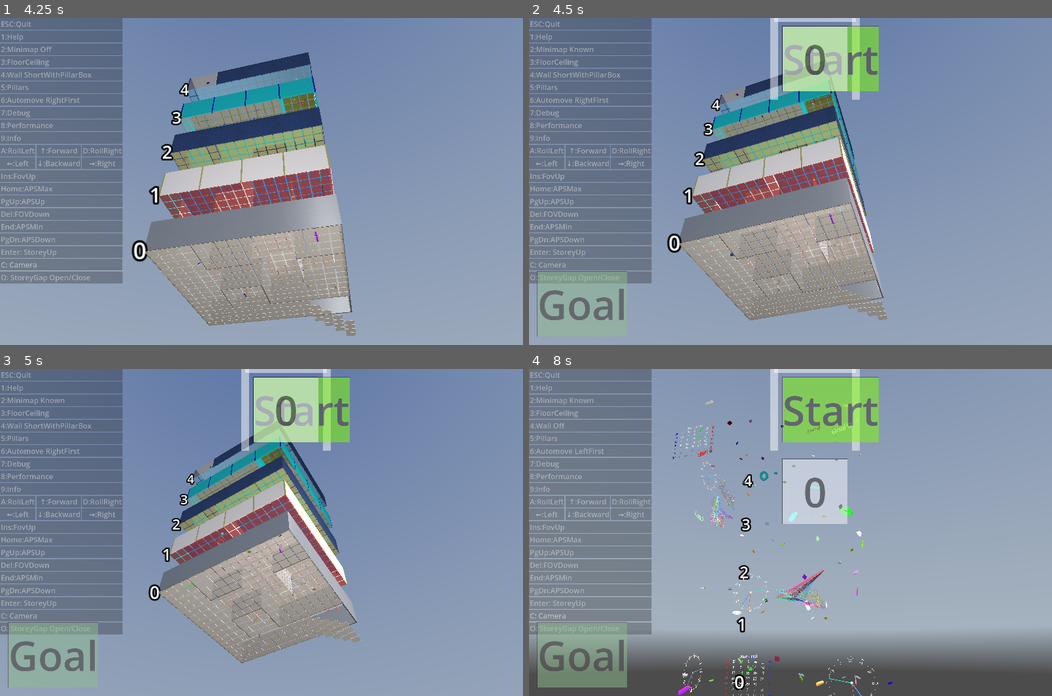
Above: before the commit, frames 1-4 (two rows, left to right).
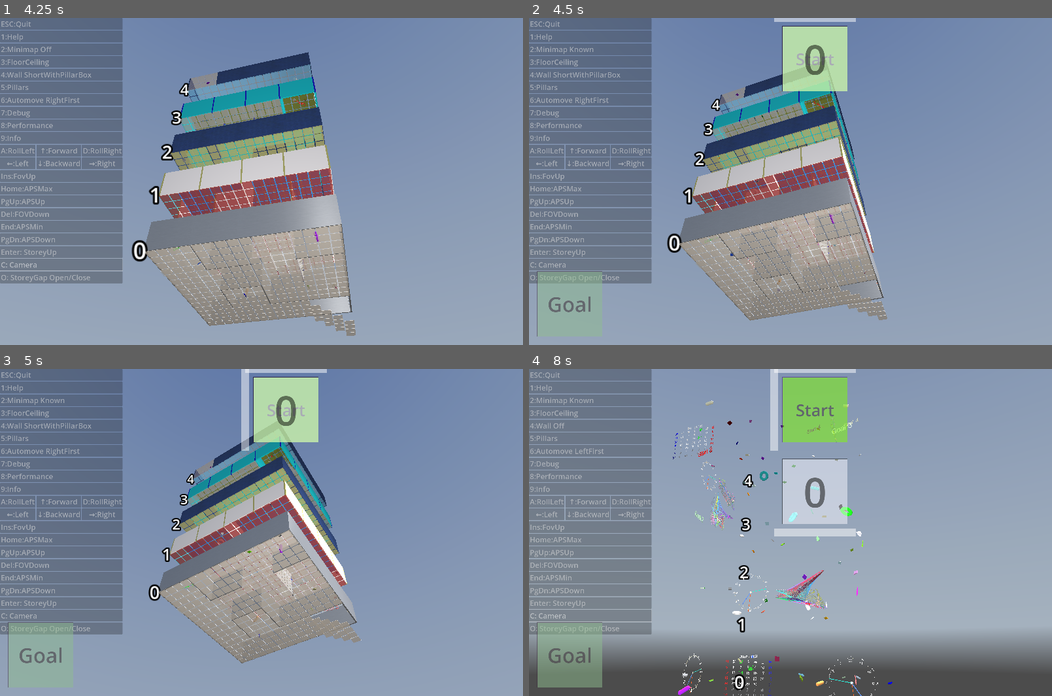
Above: after the commit, the same moments.

Repository: kasworld/gd4maze3d
Game: Godot game, scene res://main.tscn
Two runs of this game, one before a commit and one after it. Both use one fixed random seed, a clock stepped at 60 frames per second and the inputs below. A sky picture missing from this copy of the repository is replaced by a grey-blue gradient.
Inputs (mouse positions are in pixels of both pictures, inside the frame that each line leads up to):
- Up to frame 1 (4.25 s): click "Enter: StoreyUp" at 0.5 s; click "Enter: StoreyUp" at 1.25 s; tap Enter at 2 s; move the mouse to (376, 165) at 2.02 s; hold Right 2.03-2.78 s; tap Q at 2.1 s; click (376, 165) at 2.17 s; move the mouse to (156, 197) at 2.77 s; hold Down 2.78-3.53 s; tap E at 2.85 s; move the mouse to (313, 109) at 3.52 s; hold Right from 3.53 s (still down); tap 1 at 3.6 s
- Up to frame 2 (4.5 s): move the mouse to (764, 246) at 4.27 s; release Right at 4.28 s; hold Up from 4.28 s (still down); tap 2 at 4.35 s; click (764, 246) at 4.42 s
- Up to frame 3 (5 s): keep holding Up
- Up to frame 4 (8 s): move the mouse to (947, 581) at 5.02 s; release Up at 5.03 s; hold Left 5.03-6.53 s; tap one key every 0.75 s from 5.1 s: 3 4 5 6; move the mouse to (633, 483) at 5.77 s; move the mouse to (816, 532) at 6.52 s; hold Down 6.53-7.28 s; click (816, 532) at 6.67 s; move the mouse to (712, 450) at 7.27 s; hold Right from 7.28 s (still down)

Frame 1 is identical in both runs. In frame 2, 2.9% of the frame differs, in the area x 2-67%, y 0-93%; in frame 3, 2.5%; in frame 4, 3.3%, in the area x 2-67%, y 0-98%.

Commit message:
fix update_obj_pos

Diff:
--- a/maze_3d/lib/wall_lines.gd
+++ b/maze_3d/lib/wall_lines.gd
@@ -98,7 +98,9 @@
 	add_wall_at_to_walllines(x,y,dir)
 	return true # need redraw
 
-func update_walls_by_pos(x :int, y :int) -> void:
+func update_walls_by_pos(x :int, y :int) -> bool:
 	var walldir := maze.get_wall_flag_at(x,y)
+	var need_redraw :bool = false
 	for d in walldir:
-		add_wall_at(x,y,Maze.FlagToDir[d])
+		need_redraw = need_redraw or add_wall_at(x,y,Maze.FlagToDir[d])
+	return need_redraw
--- a/storey/storey_mini_map/storey_mini_map.gd
+++ b/storey/storey_mini_map/storey_mini_map.gd
@@ -17,16 +17,13 @@
 
 var minimap_mode :MiniMapView = MiniMapView.Off
 
-#var walllines_known :PackedVector2Array =[]
-#var walls_known : Array[PackedByteArray] # as bool array
-
 var wall_lines_all := WallLines.new()
 var wall_lines_known := WallLines.new()
-
 
 ## obj must has func get_posi() -> Vector2i:
 var obj_to_label :Dictionary[Node,Label] = {}
 var label_visible_in_known_map_view :Array[Label] = []
+
 func _to_string() -> String:
 	return "Minimap %s" % [minimapview2str(minimap_mode) ]
 
@@ -67,8 +64,8 @@
 
 func update_label_pos_size(lb :Label, posi :Vector2i) -> void:
 	lb.position = wall_lines_all.posi_to_mappos(posi)
-	lb.size = Vector2(wall_lines_all.map_scale-wall_lines_all.WallThick*2, wall_lines_all.map_scale-wall_lines_all.WallThick*2)
-	lb.label_settings.font_size = wall_lines_all.map_scale/2.0 as int
+	lb.size = Vector2(wall_lines_all.map_scale - wall_lines_all.WallThick*2, wall_lines_all.map_scale - wall_lines_all.WallThick*2)
+	lb.label_settings.font_size = max(1, wall_lines_all.map_scale/max(2,lb.text.length()) as int )
 
 func add_obj(node :Node, txt :String, co :Color, outline :int, visible_in_known_map_view :bool = false) -> void:
 	var lb := new_label(co, txt , outline)
@@ -81,7 +78,8 @@
 	var posi :Vector2i = node.get_posi()
 	obj_to_label[node].position = wall_lines_all.posi_to_mappos(posi)
 	if update_know_wall:
-		wall_lines_known.update_walls_by_pos(posi.x, posi.y)
+		if wall_lines_known.update_walls_by_pos(posi.x, posi.y):
+			queue_redraw()
 
 func new_label(co:Color, text :String, outline :int) -> Label:
 	var co_txt :Color
